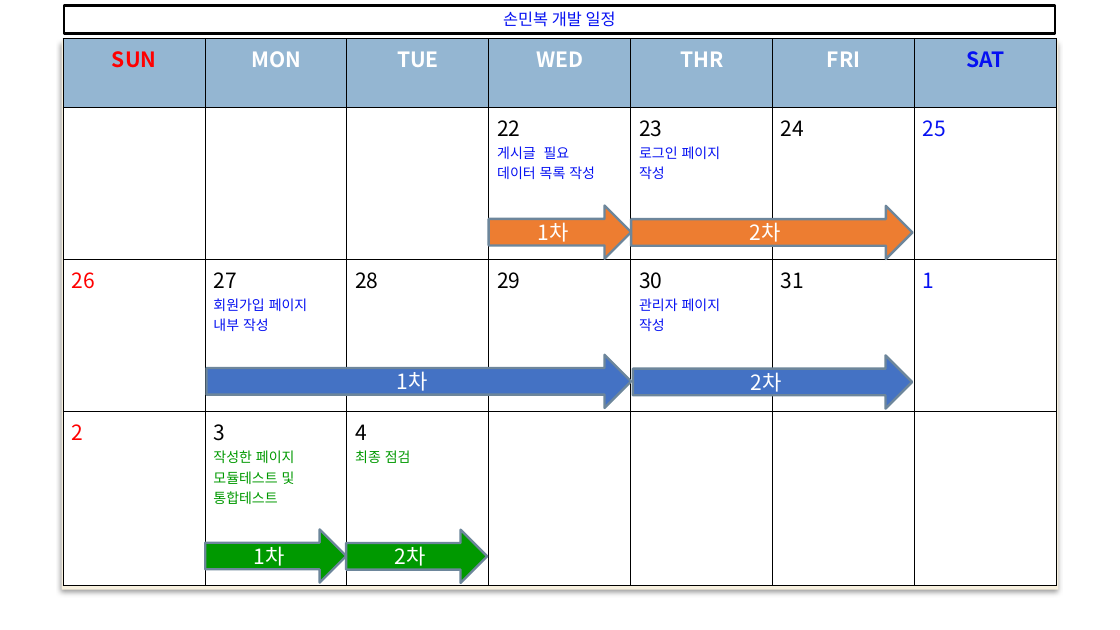
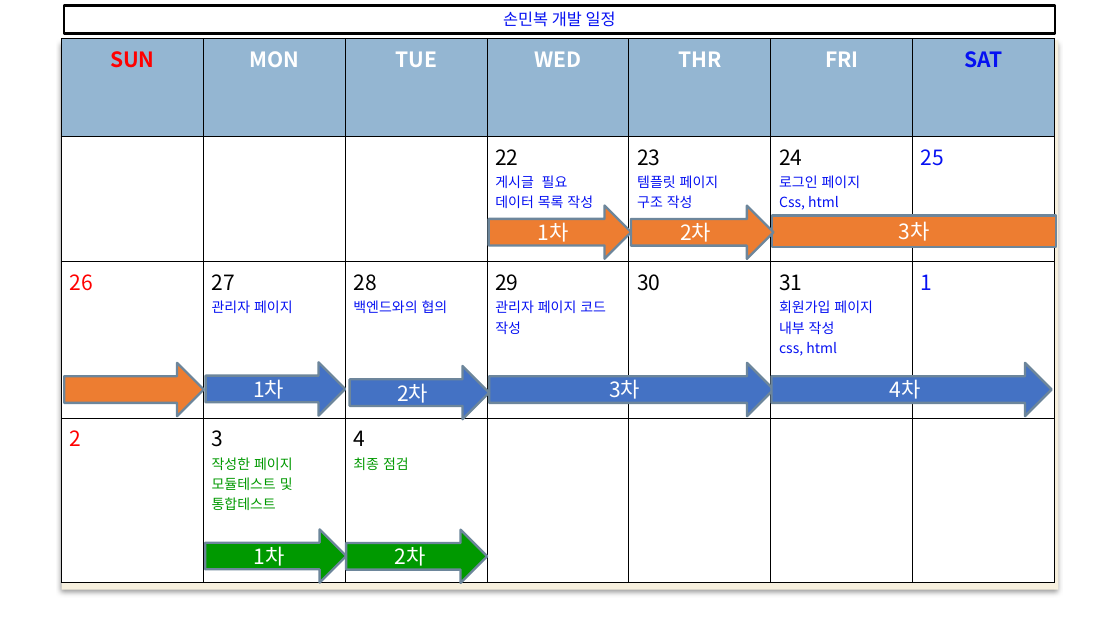
Before and after one commit to web5-kimgangmoon/teamproject_cloneCoding-Kim-Lee-Son-, a slide deck: slide 22 of 스케줄표.pptx. Drawn at 1120x630 pixels with LibreOffice and Linux fonts; fonts in the diff are those of the drawing; background and template pictures are left out. Boxes give left, top, right and bottom in pixels: in the first picture for what was removed or moved away, otherwise in the second. Text is boxed around its words. In the diff, an @@ line names an element or a change of style, - is before the commit and + after.

```diff
--- a/스케줄표.pptx
+++ b/스케줄표.pptx
@@ table at (x1=61, y1=39, x2=1055, y2=582) @@
-row 2, column 5: 23 / 로그인 페이지 / 작성
+row 2, column 5: 23 / 템플릿 페이지 / 구조 작성
-row 2, column 6: 24
+row 2, column 6: 24 / 로그인 페이지 / Css, html
-row 3: 26 | 27 / 회원가입 페이지 / 내부 작성 | 28 | 29 | 30 / 관리자 페이지 / 작성 | 31 | 1
+row 3: 26 | 27 / 관리자 페이지 | 28 / 백엔드와의 협의 | 29 / 관리자 페이지 코드 / 작성 | 30 | 31 / 회원가입 페이지 / 내부 작성 css, html | 1
@@ right arrow "2차" resized from (x1=631, y1=206, x2=912, y2=259) to (x1=631, y1=206, x2=774, y2=259) @@
@@ rectangle added at (x1=772, y1=216, x2=1057, y2=248), fill #ED7D31, outline #6D879B 2 pt, 18 pt, text #FFFFFF @@
+3차
@@ right arrow added at (x1=64, y1=363, x2=203, y2=416), fill #ED7D31, outline #6D879B 2 pt @@
@@ right arrow "1차" resized from (x1=207, y1=355, x2=632, y2=408) to (x1=206, y1=362, x2=345, y2=415) @@
@@ right arrow "2차" resized from (x1=633, y1=355, x2=912, y2=408) to (x1=350, y1=366, x2=489, y2=419) @@
@@ right arrow added at (x1=489, y1=363, x2=774, y2=416), fill #4472C4, outline #6D879B 2 pt, 18 pt, text #FFFFFF @@
+3차
@@ right arrow added at (x1=771, y1=363, x2=1052, y2=416), fill #4472C4, outline #6D879B 2 pt, 18 pt, text #FFFFFF @@
+4차
```
Also in this commit, not shown: 8 other slides changed, 2 other files.
